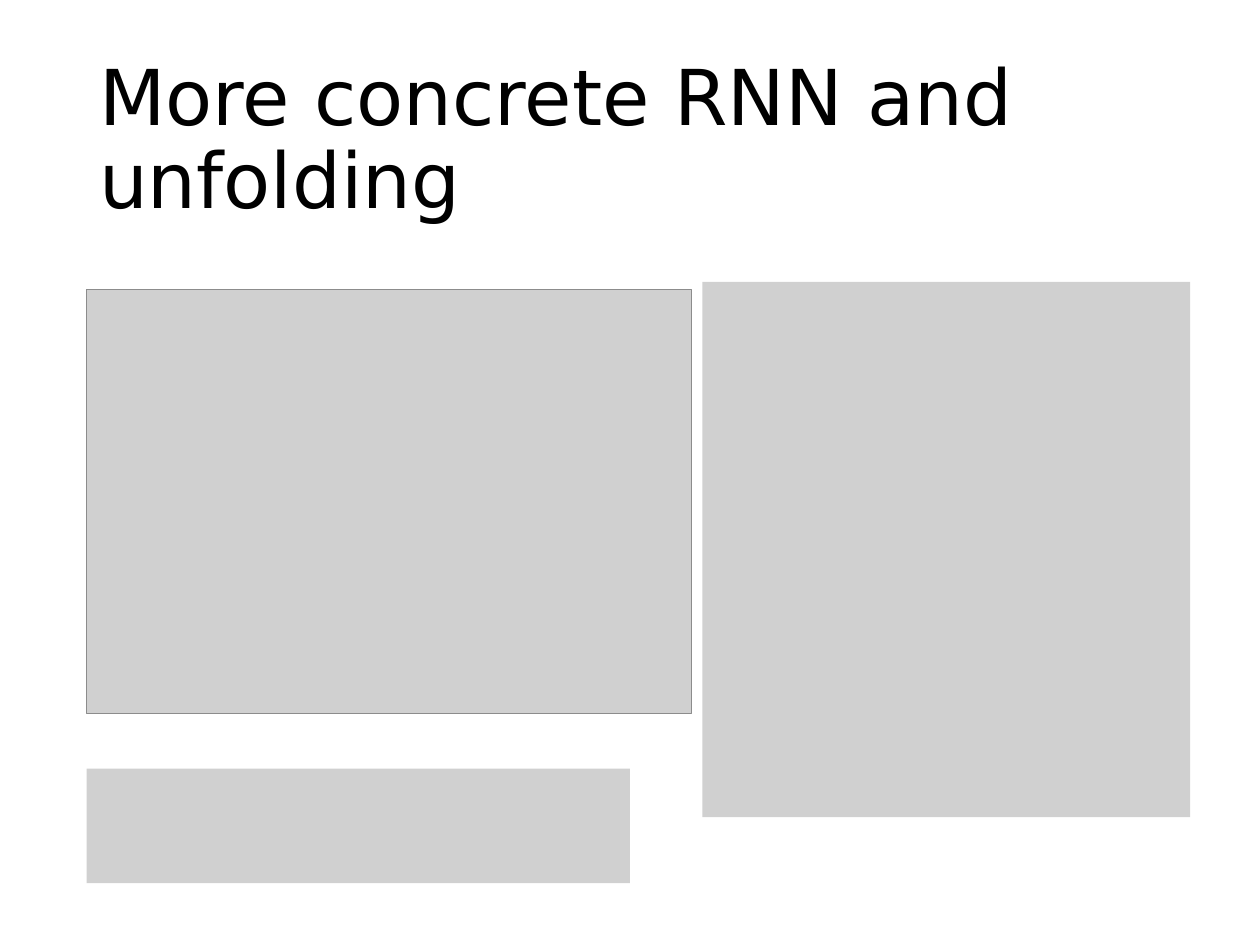
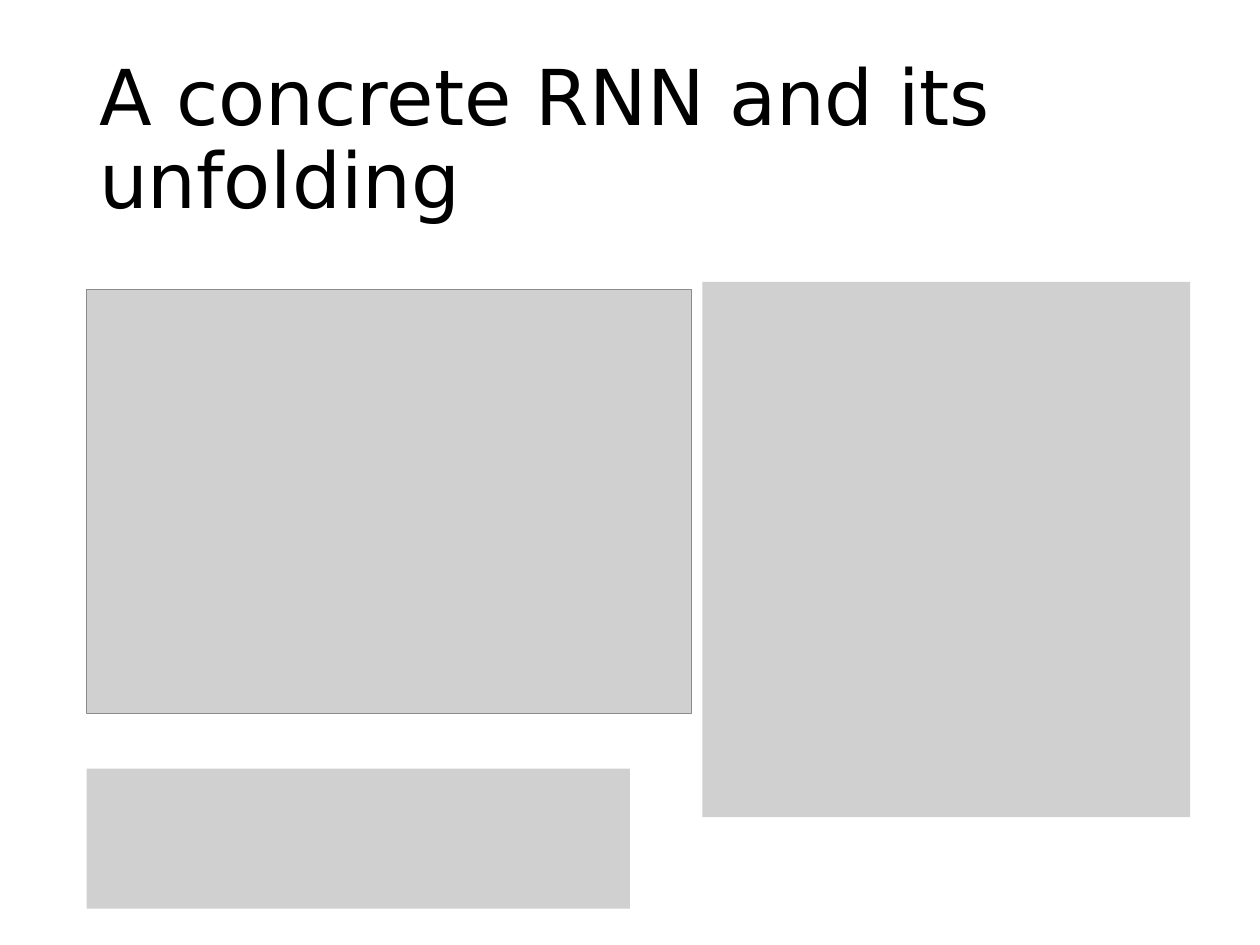
Before and after one commit to phywjs/phywjs.github.io, a slide deck: slide 5 of AIS5103/ML-slide-8.pptx (slide 4 before the commit). Drawn at 1260x945 pixels with LibreOffice and Linux fonts; fonts in the diff are those of the drawing; grey boxes stand for pictures. Boxes give left, top, right and bottom in pixels: in the first picture for what was removed or moved away, otherwise in the second. Text is boxed around its words. In the diff, an @@ line names an element or a change of style, - is before the commit and + after.

```diff
--- a/AIS5103/ML-slide-8.pptx
+++ b/AIS5103/ML-slide-8.pptx
@@ title at bbox=[99, 66, 990, 224]: text changed @@
-More concrete RNN and unfolding
+A concrete RNN and its unfolding
@@ picture: place and size @@
-picture at bbox=[87, 769, 630, 883]
+picture at bbox=[87, 769, 630, 908]
```
Also in this commit, not shown: 9 other slides changed, 5 slides added, 2 other files.
